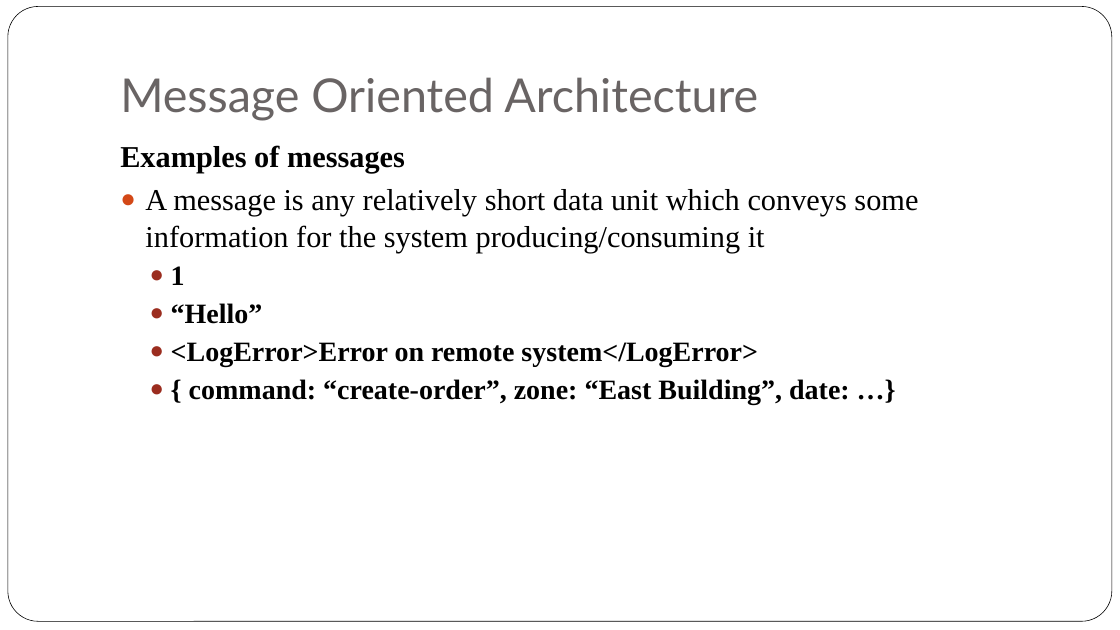
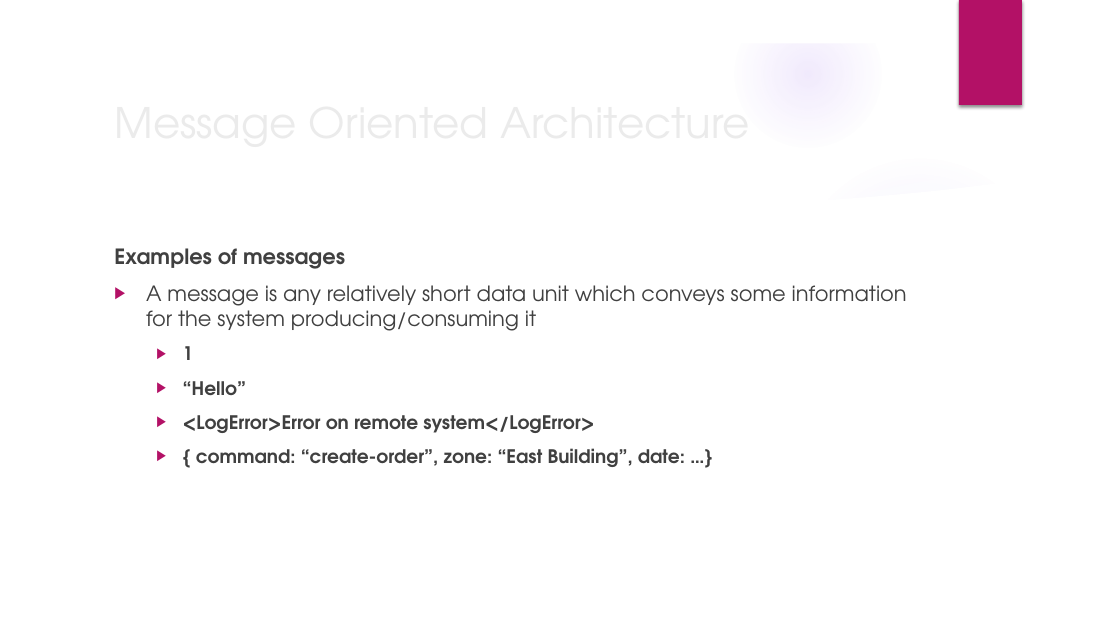
Before and after one commit to iskandersierra/DevSharp, a slide deck: slide 8 of Docs/Distributed Architecture.pptx. Drawn at 1120x630 pixels with LibreOffice and Linux fonts; fonts in the diff are those of the drawing; background and template pictures are left out. Boxes give left, top, right and bottom in pixels: in the first picture for what was removed or moved away, otherwise in the second. Text is boxed around its words. In the diff, an @@ line names an element or a change of style, - is before the commit and + after.

```diff
--- a/Docs/Distributed Architecture.pptx
+++ b/Docs/Distributed Architecture.pptx
@@ group added at <box>0,0,1120,630</box>: 5 ellipses, 3 freeform shapes @@
@@ rounded rectangle removed at <box>8,7,1112,622</box> @@
@@ rectangle added at <box>959,0,1022,105</box>, fill #B31166 @@
@@ title "Message Oriented Architecture": place and size @@
-title "Message Oriented Architecture" at <box>120,77,758,121</box>
+title "Message Oriented Architecture" at <box>106,89,911,154</box>
@@ title "Message Oriented Architecture" at <box>106,89,911,154</box>: size 40 to 36 pt, font Lato to TeX Gyre Adventor, text colour #696464 to #EBEBEB; vertical alignment bottom to middle @@
@@ text "Examples of messages": place and size @@
-text "Examples of messages" at <box>120,145,918,404</box>
+text "Examples of messages" at <box>114,248,907,467</box>
@@ text "Examples of messages" at <box>114,248,907,467</box>: size 26 to 18 pt in "Examples of messages", "A message is any relatively short data ..."; font Times New Roman to TeX Gyre Adventor, text colour #000000 to #404040; size 24 to 16 pt in "1", "“Hello”", "<LogError>Error on remote system</LogError>", "{ command: “create-order”, zone: “East Building”, date: ..."; more space between paragraphs; bullet ● to ▶; bullet colour #D34817 to #B31166; bullet colour #9B2D1F to #B31166 @@
```
Also in this commit, not shown: 21 other slides changed, 1 slide removed.
